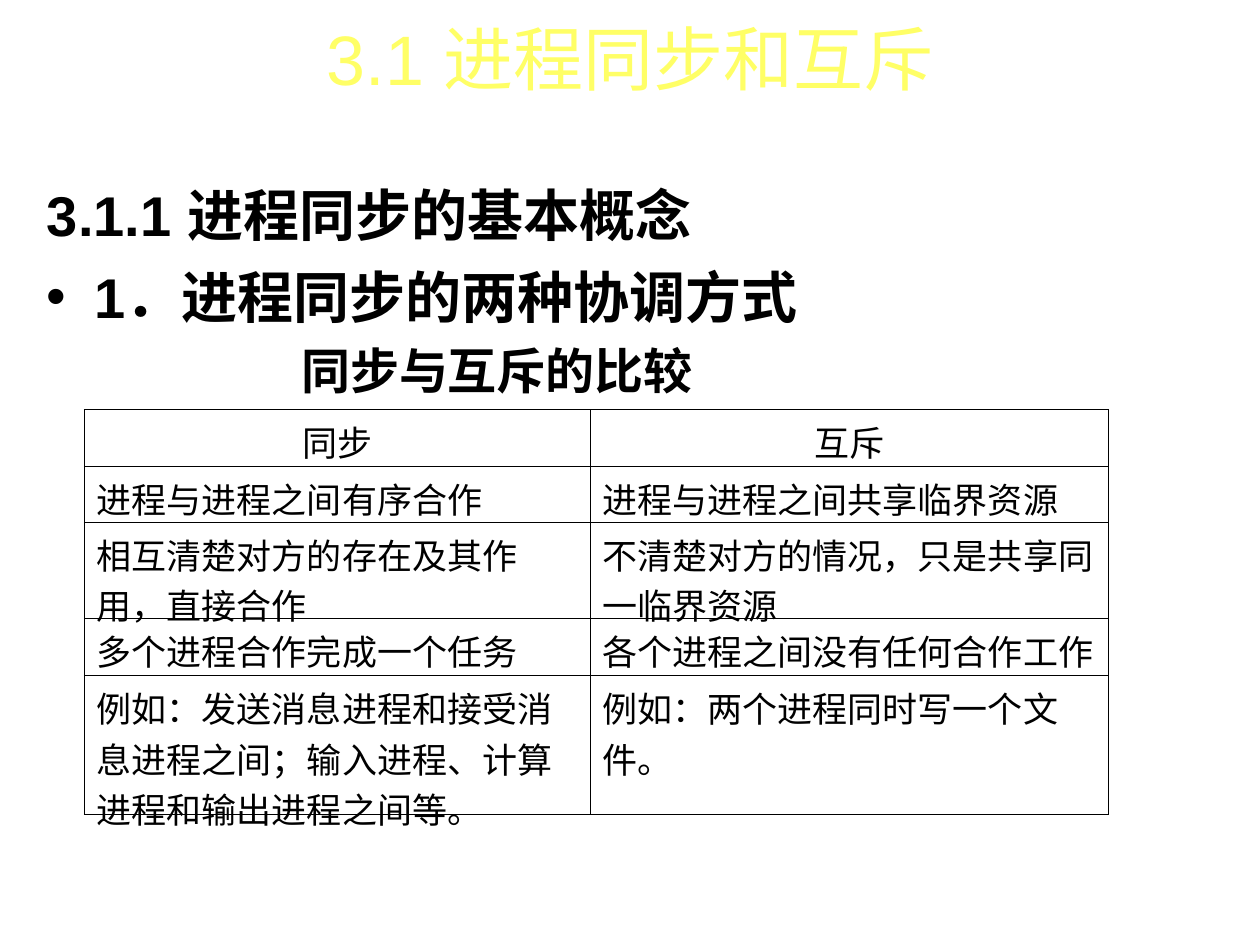
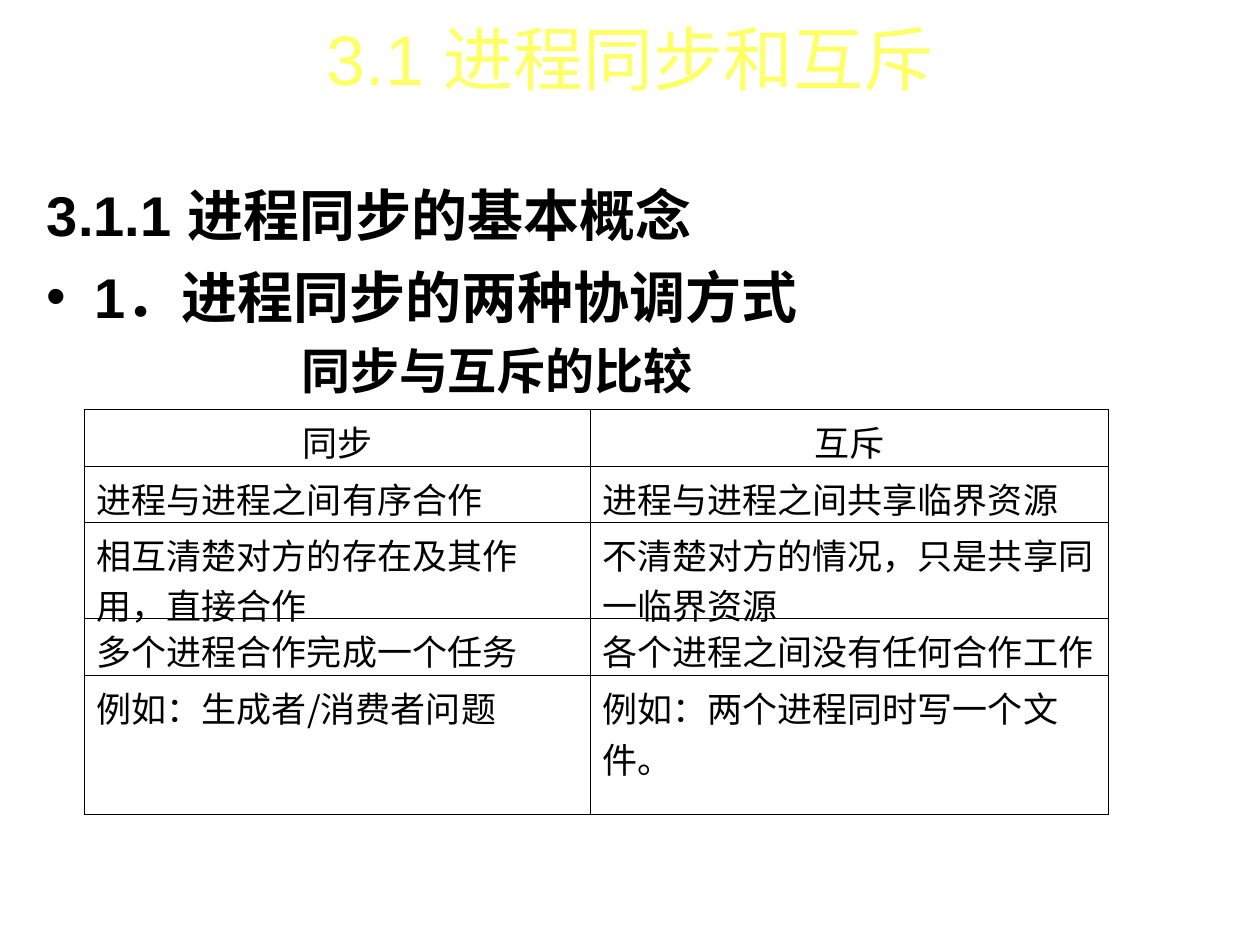
Before and after one commit to FourierAI/Operating-system, a slide deck: slide 5 of 操作系统-第3章.ppt. Drawn at 1260x945 pixels with LibreOffice and Linux fonts; fonts in the diff are those of the drawing; background and template pictures are left out. Boxes give left, top, right and bottom in pixels: in the first picture for what was removed or moved away, otherwise in the second. Text is boxed around its words. In the diff, an @@ line names an element or a change of style, - is before the commit and + after.

```diff
--- a/操作系统-第3章.ppt
+++ b/操作系统-第3章.ppt
@@ table at (84,410,1108,814) @@
-row 5, column 1: 例如：发送消息进程和接受消息进程之间；输入进程、计算进程和输出进程之间等。
+row 5, column 1: 例如：生成者/消费者问题
```
Also in this commit, not shown: 14 other slides changed, 3 slides added, 8 other files.
